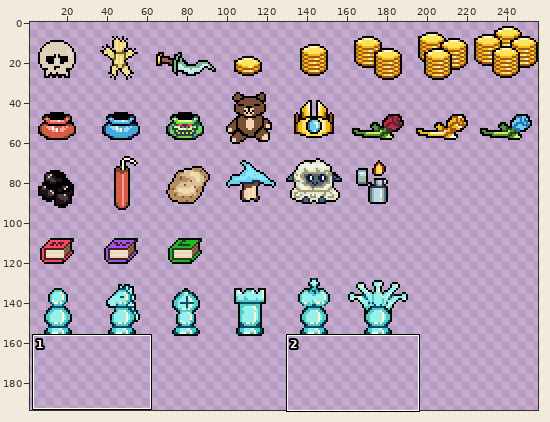
Edited in one commit: sprite sheet (sheets/items.png). Above, an overview of the earlier version with the close-up marked.
Close-up. Before the edit:
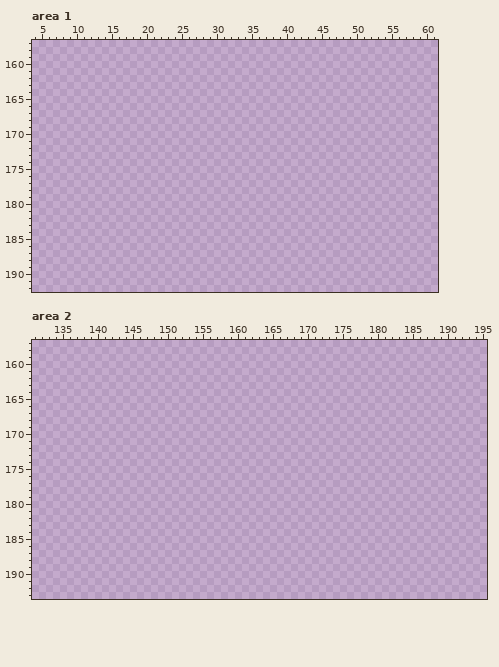
The file is 256x256 pixels. Colours within 5 levels of each other are drawn and written as one. Shown: area 1: x 4..61, y 157..192; area 2: x 131..195, y 157..193. The wide view leaves out empty margins. The commit also changed other parts of the picture, which this record leaves out.
The same view after the edit:
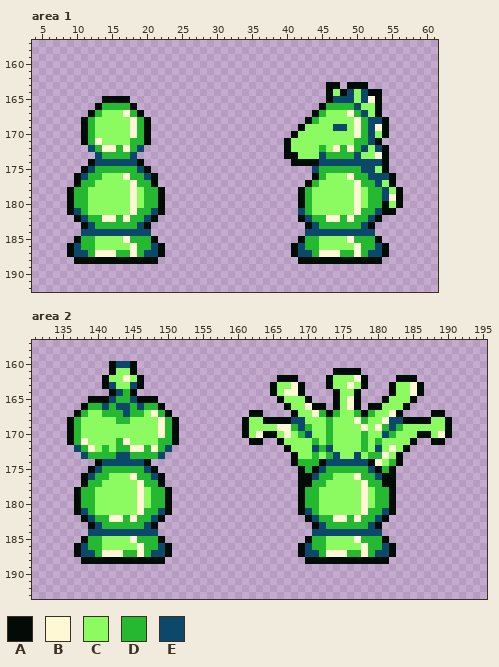
Palette (. is transparent): A #020c07  B #fef8d4  C #8cfa61  D #24b931  E #0b486b
Edits made:
Area 1:
y 163: x 46..47 .. -> AA; x 49..51 ... -> AAA
y 164: x 46..53 ........ -> ACAECEAA
y 165: x 14..17 .... -> AAAA; x 46..53 ........ -> AEEECEBA
y 166: x 13..18 ...... -> ADDDDA; x 45..53 ......... -> ADDDDECCA
y 167: x 12..19 ........ -> ADCCCBDA; x 44..53 .......... -> ADCCCBDECA
y 168: x 11..20 .......... -> ADCCCCCBDA; x 43..54 ............ -> ADCCCCCBDEEA
y 169: x 11..20 .......... -> ADCCCCCBDA; x 42..54 ............. -> ACCCCEECBDEBA
y 170: x 11..20 .......... -> ADCCCCCBDA; x 41..54 .............. -> ACCCCCCCCBDECA
y 171: x 11..20 .......... -> ADBCCCCDDA; x 40..53 .............. -> ACCCCCCCCCDDEA
y 172: x 12..19 ........ -> EDBBDBDE; x 40..54 ............... -> ACCCCDCBDBDECEA
y 173: x 13..18 ...... -> EDDDDE; x 40..54 ............... -> AACCCEDDDDECCBA
y 174: x 12..19 ........ -> AEEEEEEA; x 41..54 .............. -> AAAAEEEEEEEEEA
y 175: x 11..20 .......... -> AEDDDDDDEA; x 44..54 ........... -> EDDDDDDEECA
y 176: x 10..21 ............ -> AEDDCCCBDDEA; x 44..55 ............ -> ADCCCBDDEEEA
y 177: x 10..21 ............ -> ADDCCCCCBDDA; x 43..55 ............. -> ADCCCCCBDDECA
y 178: x 9..22 .............. -> ADDCCCCCCBCDDA; x 42..56 ............... -> ADCCCCCCBCDDECA
y 179: x 9..22 .............. -> ADDCCCCCCBCDDA; x 42..56 ............... -> ADCCCCCCBCDDEBA
y 180: x 9..22 .............. -> ADDCCCCCCBCDDA; x 42..56 ............... -> ADCCCCCCBCDDACA
y 181: x 9..22 .............. -> AEDCCCCCCBDDEA; x 42..55 .............. -> EDCCCCCCBDDEAA
y 182: x 10..21 ............ -> AEDDBBDBDDEA; x 42..53 ............ -> AEDDBBDBDDEA
y 183: x 11..20 .......... -> AEDDDDDDEA; x 43..52 .......... -> AEDDDDDDEA
y 184: x 11..20 .......... -> EEEEEEEEEE; x 43..52 .......... -> EEEEEEEEEE
y 185: x 10..21 ............ -> ADDCCCCBDDDA; x 42..53 ............ -> ADDCCCCBDDDA
y 186: x 9..22 .............. -> AEDDCCCCCBDDEA; x 41..54 .............. -> AEDDCCCCCBDDEA
y 187: x 9..22 .............. -> AEEDBBBDDBDEEA; x 41..54 .............. -> AEEDBBBDDBDEEA
y 188: x 10..21 ............ -> AAAAAAAAAAAA; x 42..53 ............ -> AAAAAAAAAAAA
Area 2:
y 160: x 142..145 .... -> AEEA
y 161: x 142..145 .... -> ACCA; x 174..177 .... -> AAAA
y 162: x 141..146 ...... -> ACCBCA; x 166..168 ... -> AAA; x 173..178 ...... -> ACCCBA; x 183..185 ... -> AAA
y 163: x 141..146 ...... -> AECCEA; x 165..169 ..... -> ACCBA; x 173..178 ...... -> ACCBCA; x 182..186 ..... -> ACCBA
y 164: x 142..145 .... -> AEDA; x 165..169 ..... -> ACBBA; x 174..177 .... -> ACCA; x 182..186 ..... -> ACCBA
y 165: x 139..148 .......... -> AAAEDDEAAA; x 166..170 ..... -> ACCCA; x 174..177 .... -> ACBA; x 181..185 ..... -> ACCCA
y 166: x 138..149 ............ -> ADDEDEEDEDDA; x 167..172 ...... -> ACCBAA; x 174..177 .... -> ACBA; x 179..184 ...... -> AACCCA
y 167: x 137..150 .............. -> ADCCDDDEDDCBDA; x 162..163 .. -> AA; x 168..183 ................ -> ACCBDADCCDADCCBA; x 188..189 .. -> AA
y 168: x 136..151 ................ -> ADCCCCCDDCCCCBDA; x 161..190 .............................. -> ACCAAAAEECCCDCCCBDCCBEEAAAACCA
y 169: x 136..151 ................ -> ADCCCCCCCCCCCBDA; x 161..190 .............................. -> ACCCCBBDEDCCDCCCCBCBDEDCCCCCCA
y 170: x 136..151 ................ -> ADCCCCCCCCCCCBDA; x 161..190 .............................. -> ACBAACBCDECCDCCCCDCCEDCCCAACBA
y 171: x 136..151 ................ -> ADBCCCCDBCCCCDDA; x 162..163 .. -> AA; x 166..185 .................... -> ACCCCDCDCCCCDCDCCCCA; x 188..189 .. -> AA
y 172: x 137..150 .............. -> EDBCDCDDBBDBDE; x 167..184 .................. -> ACCCEDECCCCDCECBCA
y 173: x 138..149 ............ -> EDDDDEEDDDDE; x 168..183 ................ -> ACCDCDECCECDDBCA
y 174: x 140..147 ........ -> AEEEEEEA; x 168..183 ................ -> ADDDAEEEEEEABCDA
y 175: x 139..148 .......... -> AEDDDDDDEA; x 169..182 .............. -> ADAEDDDDDDEADA
y 176: x 138..149 ............ -> AEDDCCCBDDEA; x 169..182 .............. -> AAEDDCCCBDDEAA
y 177: x 138..149 ............ -> ADDCCCCCBDDA; x 169..182 .............. -> AADDCCCCCBDDAA
y 178..180: x 137..150 .............. -> ADDCCCCCCBCDDA; x 169..182 .............. -> ADDCCCCCCBCDDA
y 181: x 137..150 .............. -> AEDCCCCCCBDDEA; x 169..182 .............. -> AEDCCCCCCBDDEA
y 182: x 138..149 ............ -> AEDDBBDBDDEA; x 170..181 ............ -> AEDDBBDBDDEA
y 183: x 139..148 .......... -> AEDDDDDDEA; x 171..180 .......... -> AEDDDDDDEA
y 184: x 139..148 .......... -> EEEEEEEEEE; x 171..180 .......... -> EEEEEEEEEE
y 185: x 138..149 ............ -> ADDCCCCBDDDA; x 170..181 ............ -> ADDCCCCBDDDA
y 186: x 137..150 .............. -> AEDDCCCCCBDDEA; x 169..182 .............. -> AEDDCCCCCBDDEA
y 187: x 137..150 .............. -> AEEDBBBDDBDEEA; x 169..182 .............. -> AEEDBBBDDBDEEA
y 188: x 138..149 ............ -> AAAAAAAAAAAA; x 170..181 ............ -> AAAAAAAAAAAA
